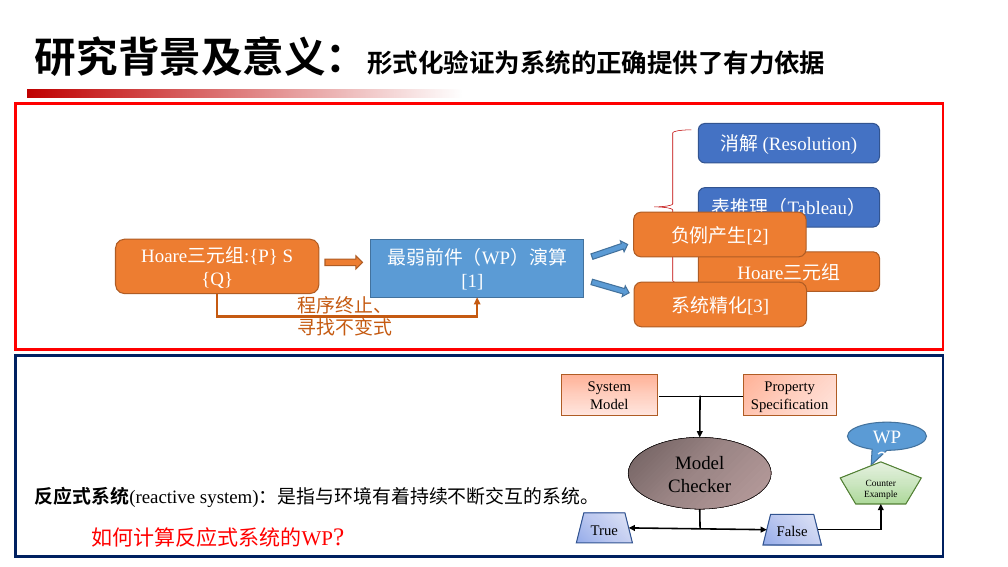
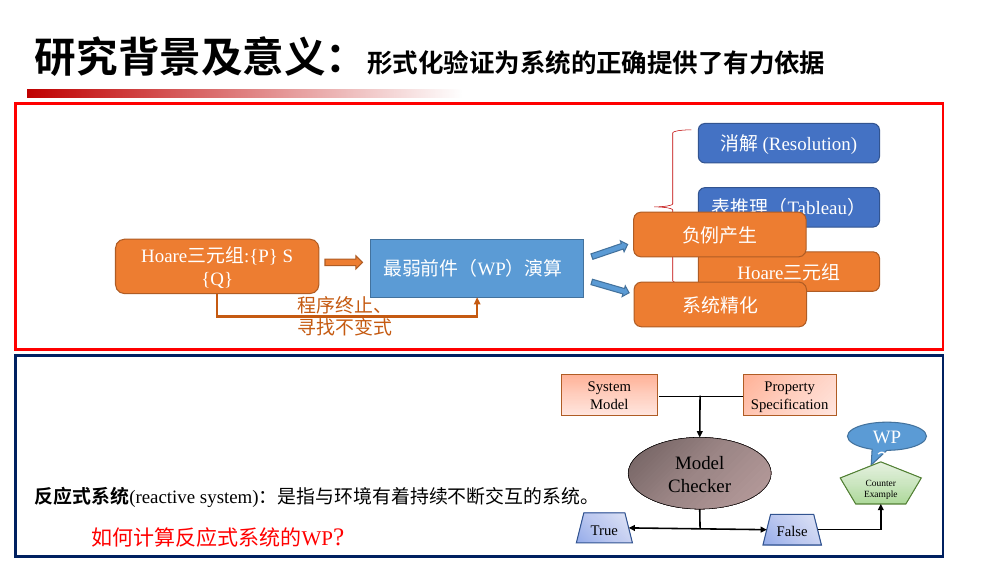
Before and after one commit to fengrenyan/fry, a slide deck: slide 4 of 毕业论文/毕业答辩/ppt/PPt素材.pptx. Drawn at 1008x567 pixels with LibreOffice and Linux fonts; fonts in the diff are those of the drawing; grey boxes stand for pictures. Boxes give left, top, right and bottom in pixels: in the first picture for what was removed or moved away, otherwise in the second. Text is boxed around its words. In the diff, an @@ line names an element or a change of style, - is before the commit and + after.

```diff
--- a/毕业论文/毕业答辩/ppt/PPt素材.pptx
+++ b/毕业论文/毕业答辩/ppt/PPt素材.pptx
@@ text in rounded rectangle at box(682, 226, 758, 244): text changed @@
-负例产生[2]
+负例产生
@@ text in rectangle at box(383, 259, 563, 277): text changed @@
-最弱前件（WP）演算[1]
+最弱前件（WP）演算
@@ text in rounded rectangle at box(682, 296, 758, 314): text changed @@
-系统精化[3]
+系统精化
```
Also in this commit, not shown: 2 other slides changed, 1 slide added, 42 other files.
